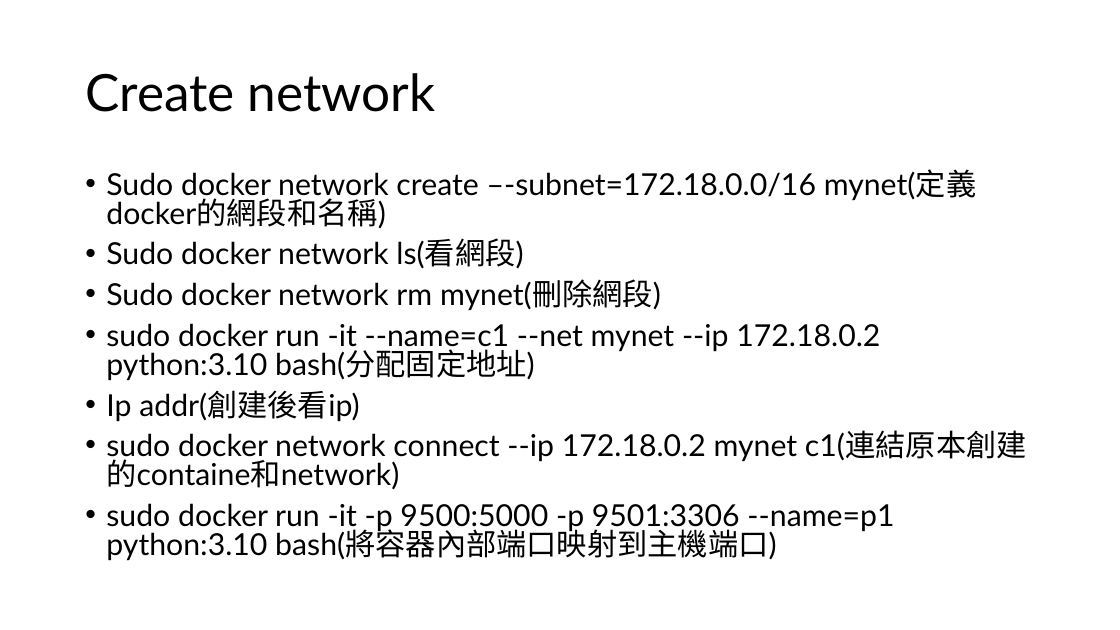
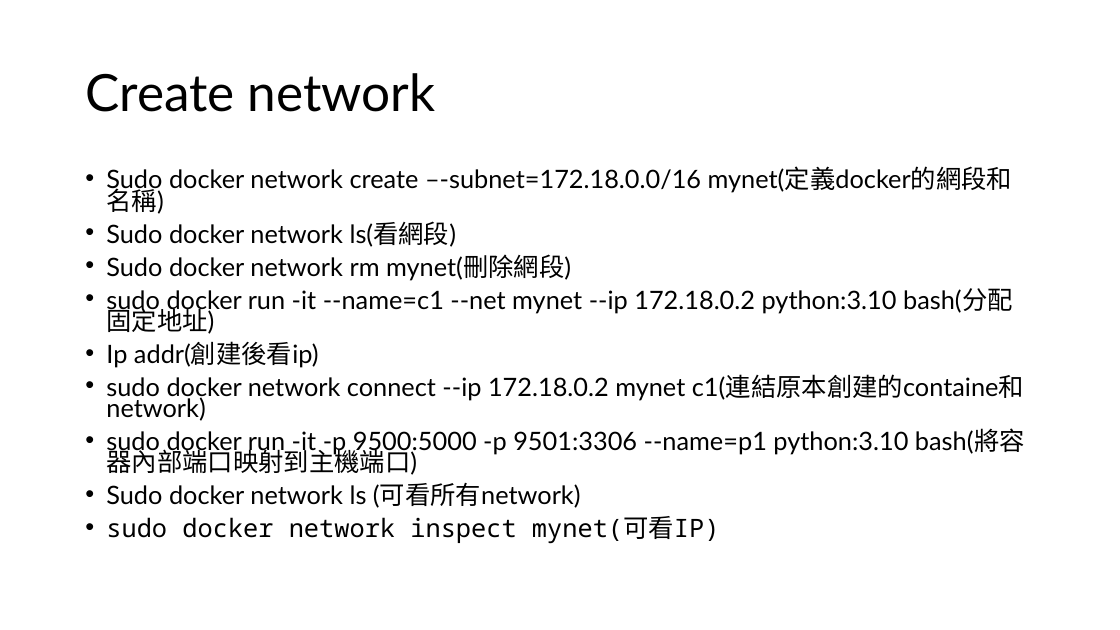
Before and after one commit to frankpeng1218/Python_learning, a slide deck: slide 8 of multipass_ubuntu_installation/ubuntu_installation.pptx. Drawn at 1120x630 pixels with LibreOffice and Linux fonts; fonts in the diff are those of the drawing. Boxes give left, top, right and bottom in pixels: in the first picture for what was removed or moved away, otherwise in the second. Text is boxed around its words. In the diff, an @@ line names an element or a change of style, - is before the commit and + after.

```diff
--- a/multipass_ubuntu_installation/ubuntu_installation.pptx
+++ b/multipass_ubuntu_installation/ubuntu_installation.pptx
@@ text at box(106, 167, 1025, 475): size 25.9 to 21.7 pt in "Sudo docker network create –-subnet=172.18.0.0/16 mynet(定義do ...", "Sudo docker network ls(看網段)", "Sudo docker network rm mynet(刪除網段)", "sudo docker run -it --name=c1 --net mynet ..." and 3 more places; line spacing 0.8 to 0.7 @@
@@ text at box(106, 483, 720, 544): paragraphs added @@
+• Sudo docker network ls (可看所有network)
+• sudo docker network inspect mynet(可看IP)
```
Also in this commit, not shown: 2 other slides changed, 8 other files.
